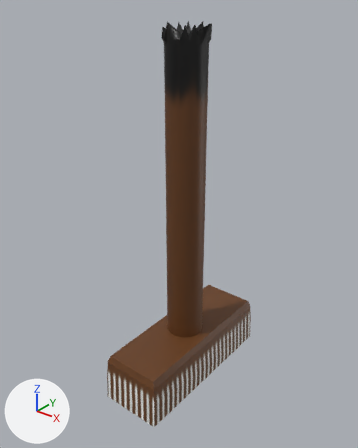
An edit to the Blender file blender/broom.blend, drawn before and after from the same camera.
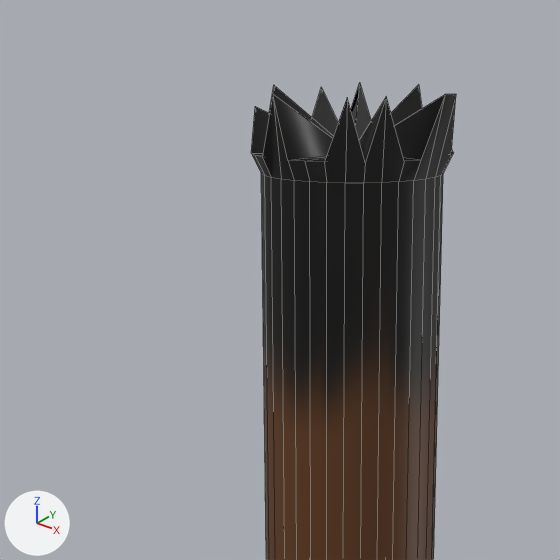
Each version appears first whole from a camera (50 mm lens) standing at (2.955, -3.803, 4.276) and looking at (-0.044, -0.055, 1.952), and next in a close-up on the part from 28% to 66% of the width and 0% to 31% of the height. The lights are fixed; the arrows at lower left show +X, +Y and +Z. The close-ups show mesh edges as thin lines.
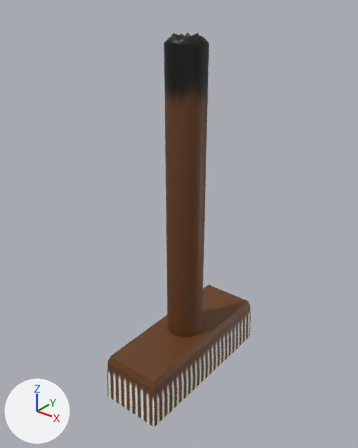
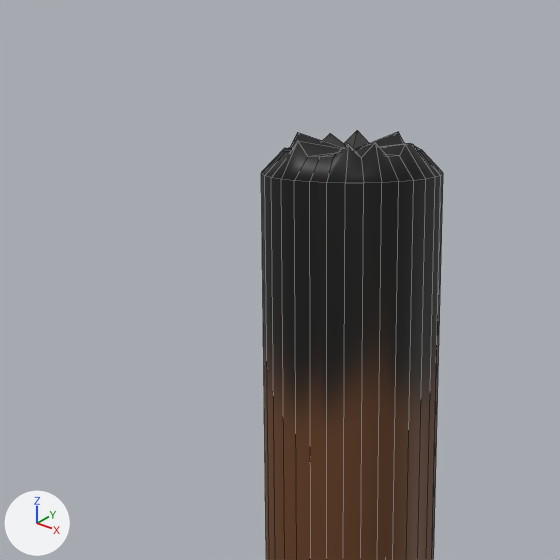
Commit message: adjustments to broom

Pixel boxes (x1, y1, x2, y2) of what changed, in the close-ups (560 x 560 px; the box of a moved part takes in the faces that stretch with it):
'Cylinder', reshaped: before (251, 83, 456, 560); after (261, 130, 443, 560)
part 1 of me_cylinder, moved or reshaped: before (251, 83, 456, 183); after (261, 130, 443, 183)

The change, as a list of edits to the scene's bpy script:
```text
Change me_cylinder:
    used by ob_cylinder; location = (0.0, 0.0, 0.0); scale = (0.275, 0.275, 3.39)
    remove me_cylinder.from_pydata(...)  # 113 vertices, 111 faces; spans x -1.29..1.29, y -3.56..3.56, z 0.0..1.17
    add me_cylinder.from_pydata(...)  # 113 vertices, 111 faces; spans x -1.29..1.29, y -3.56..3.56, z 0.0..1.14
    me_cylinder part 1: 32 of 113 vertices moved; they spanned x -0.83..0.92, y -0.83..0.9, z 1.13..1.17 and now span x -0.58..0.57, y -0.58..0.63, z 1.13..1.14; mean shift (-0.01, 0.0, -0.01); largest move (0.91, 0.17, 1.17) -> (0.53, 0.11, 1.14)
```
